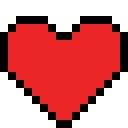
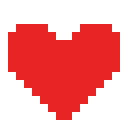
Layered file, before and after one edit (128 × 128). Changes by layer:
showed "Paint Layer 2", painted on it over [8, 24, 120, 120]
hid "Paint Layer 1" over [0, 16, 128, 128]
